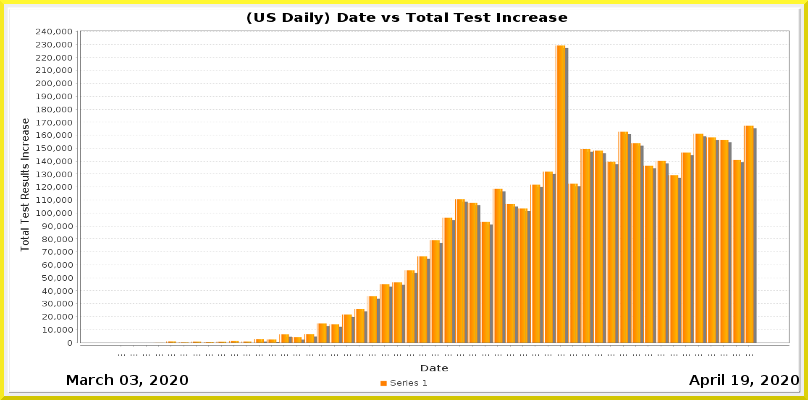
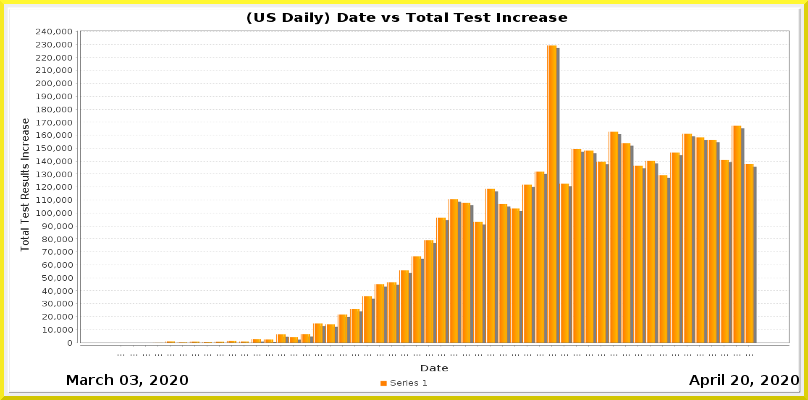
Layers edited between the first and the second 808x400 image:
painted on "Current Date" over [left=731, top=375, right=749, bottom=385]
painted on "Date_vs_TestIncrease.png" over [left=117, top=44, right=758, bottom=356]
